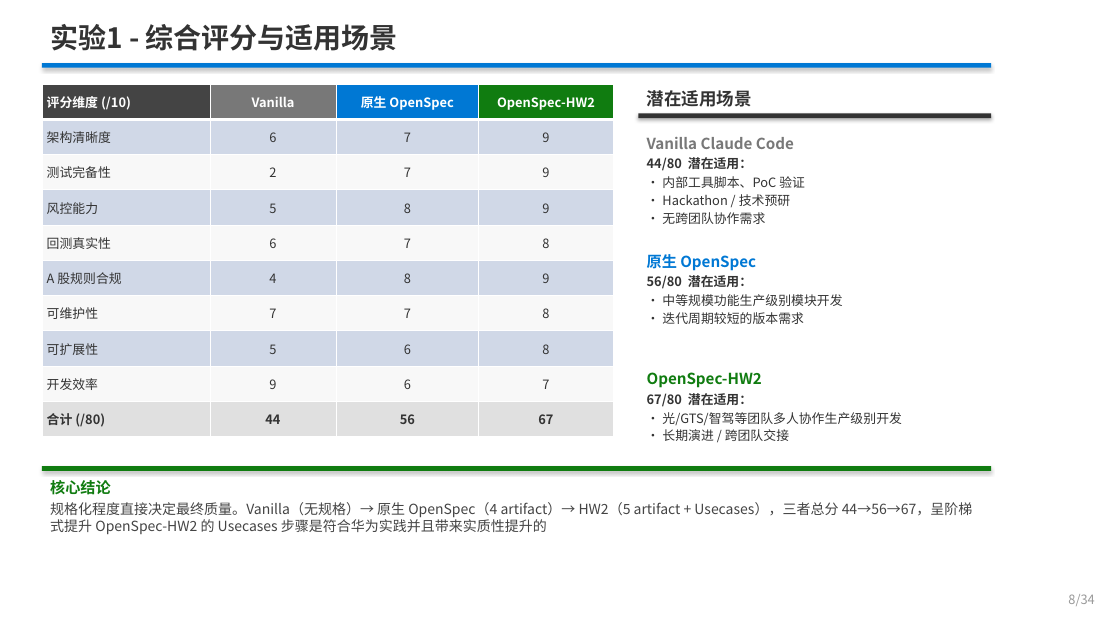
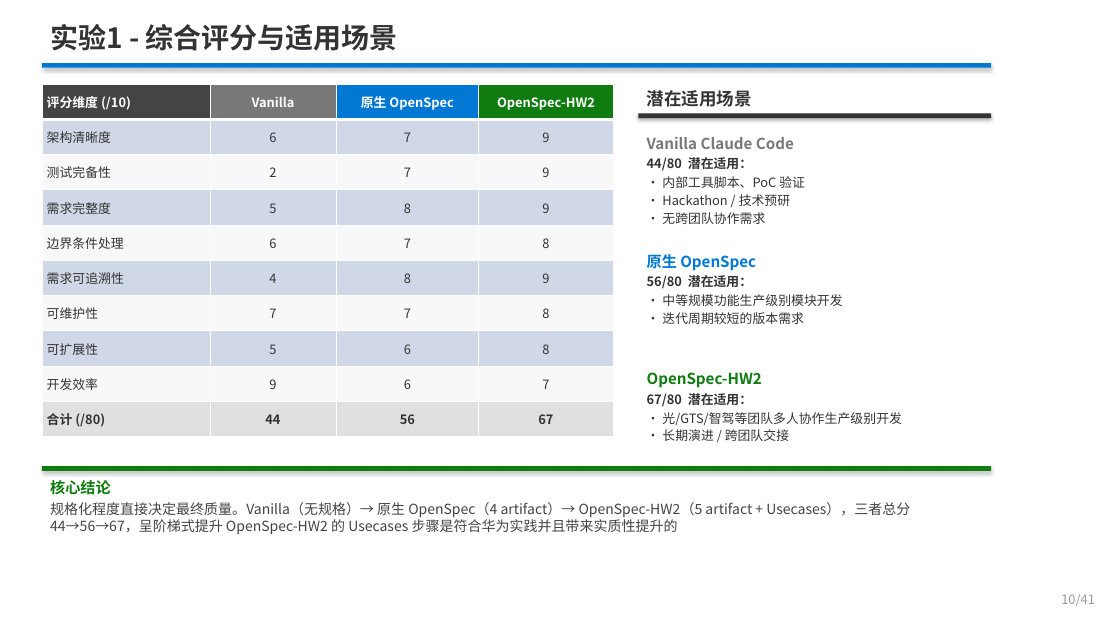
Before and after one commit to ZhifeiDou/OpenSpec_Modify, a slide deck: slide 10 of OpenSpec_技术研究汇报.pptx (slide 8 before the commit). Drawn at 1120x630 pixels with LibreOffice and Linux fonts; fonts in the diff are those of the drawing. Boxes give left, top, right and bottom in pixels: in the first picture for what was removed or moved away, otherwise in the second. Text is boxed around its words. In the diff, an @@ line names an element or a change of style, - is before the commit and + after.

```diff
--- a/OpenSpec_技术研究汇报.pptx
+++ b/OpenSpec_技术研究汇报.pptx
@@ table at <box>42,84,613,437</box> @@
-row 4, column 1: 风控能力
+row 4, column 1: 需求完整度
-row 5, column 1: 回测真实性
+row 5, column 1: 边界条件处理
-row 6, column 1: A 股规则合规
+row 6, column 1: 需求可追溯性
@@ text at <box>50,502,910,534</box>: text changed @@
-规格化程度直接决定最终质量。Vanilla（无规格）→ 原生 OpenSpec（4 artifact）→ HW2（5 artifact + Usecases），三者总分 44→56→67，呈阶梯式提升 OpenSpec-HW2 的 Usecases 步骤是符合华为实践并且带来实质性提升的
+规格化程度直接决定最终质量。Vanilla（无规格）→ 原生 OpenSpec（4 artifact）→ OpenSpec-HW2（5 artifact + Usecases），三者总分 44→56→67，呈阶梯式提升 OpenSpec-HW2 的 Usecases 步骤是符合华为实践并且带来实质性提升的
@@ text at <box>1061,594,1095,606</box>: text changed @@
-8/34
+10/41
```
Also in this commit, not shown: 29 other slides changed, 4 slides added, 7 slides removed, 37 other files.
